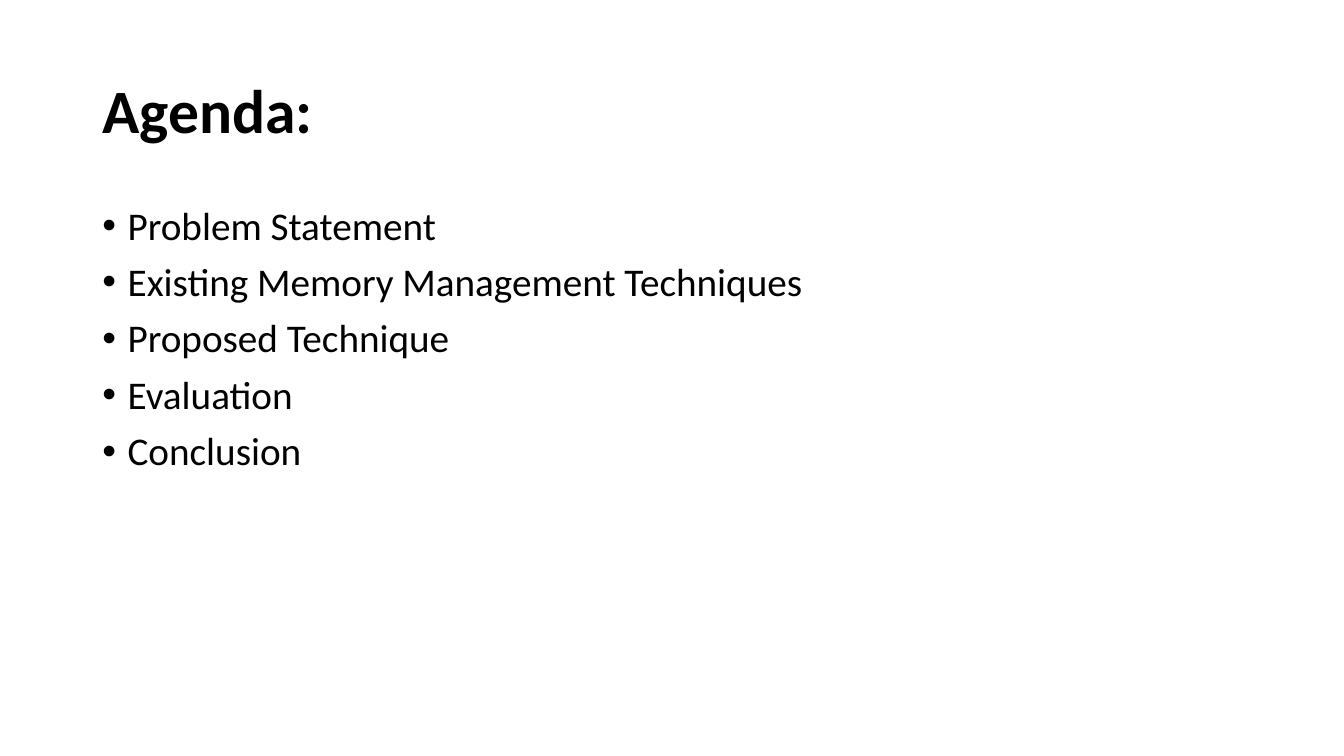
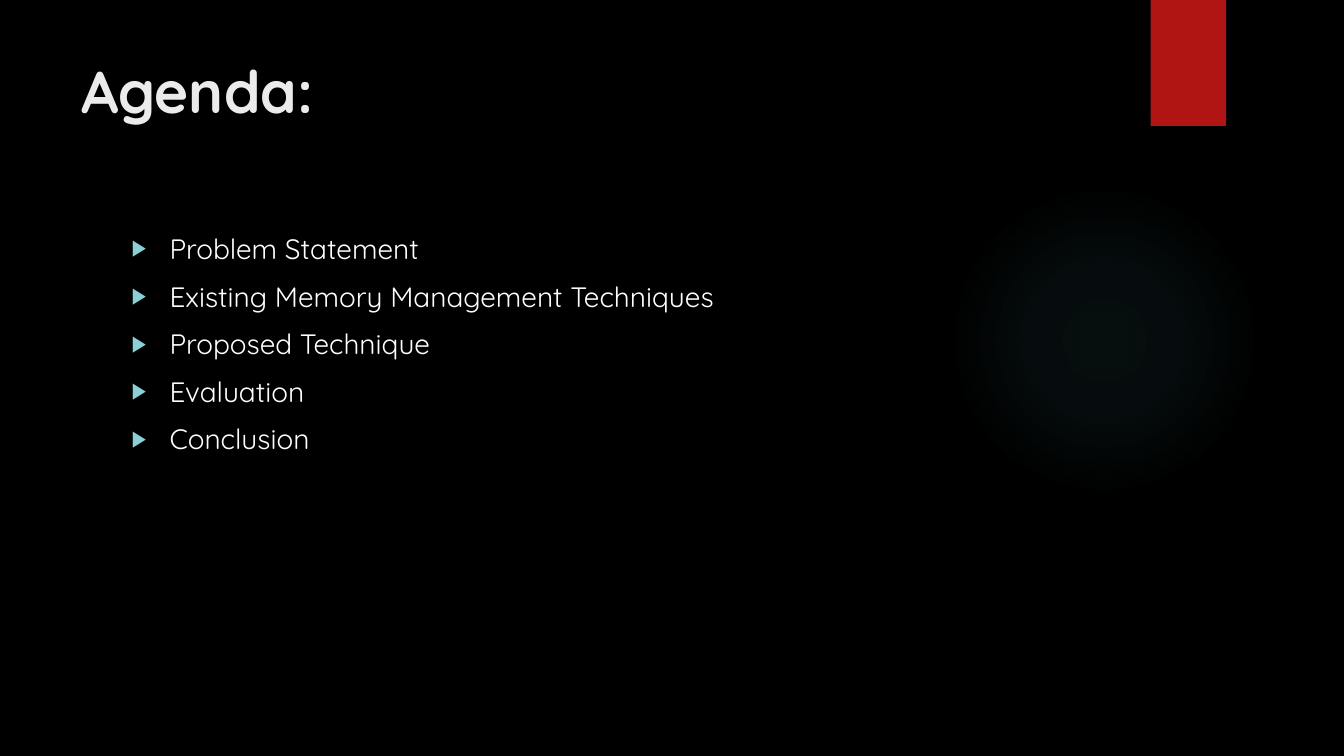
Before and after one commit to chaitanya-40/Virtual-Nodes-Partitioning-to-improve-performance-in-mobile-platform, a slide deck: slide 2 of presentation paper.pptx. Drawn at 1344x756 pixels with LibreOffice and Linux fonts; fonts in the diff are those of the drawing; background and template pictures are left out. Boxes give left, top, right and bottom in pixels: in the first picture for what was removed or moved away, otherwise in the second. Text is boxed around its words. In the diff, an @@ line names an element or a change of style, - is before the commit and + after.

```diff
--- a/presentation paper.pptx
+++ b/presentation paper.pptx
@@ background #FFFFFF to picture (left out) @@
@@ rectangle added at box(1150, 0, 1226, 126), fill #B01513 @@
@@ title "Agenda:": place and size @@
-title "Agenda:" at box(102, 89, 312, 144)
+title "Agenda:" at box(81, 69, 313, 125)
@@ title "Agenda:" at box(81, 69, 313, 125): size 44 to 42 pt, font Calibri to Quicksand, text colour #000000 to #EBEBEB; line spacing 0.9 to 1; vertical alignment middle to top @@
@@ ellipse added at box(949, 185, 1259, 495), fill gradient #50B9C1 @@
@@ text "Problem Statement": place and size @@
-text "Problem Statement" at box(128, 212, 802, 466)
+text "Problem Statement" at box(170, 238, 713, 450)
@@ text "Problem Statement" at box(170, 238, 713, 450): size 28 to 20 pt, font Calibri to Quicksand, text colour #000000 to #FFFFFF; bullet • to ▶; line spacing 0.9 to 1 @@
```
Also in this commit, not shown: 7 other slides changed, 5 slides added, 1 slide removed.
